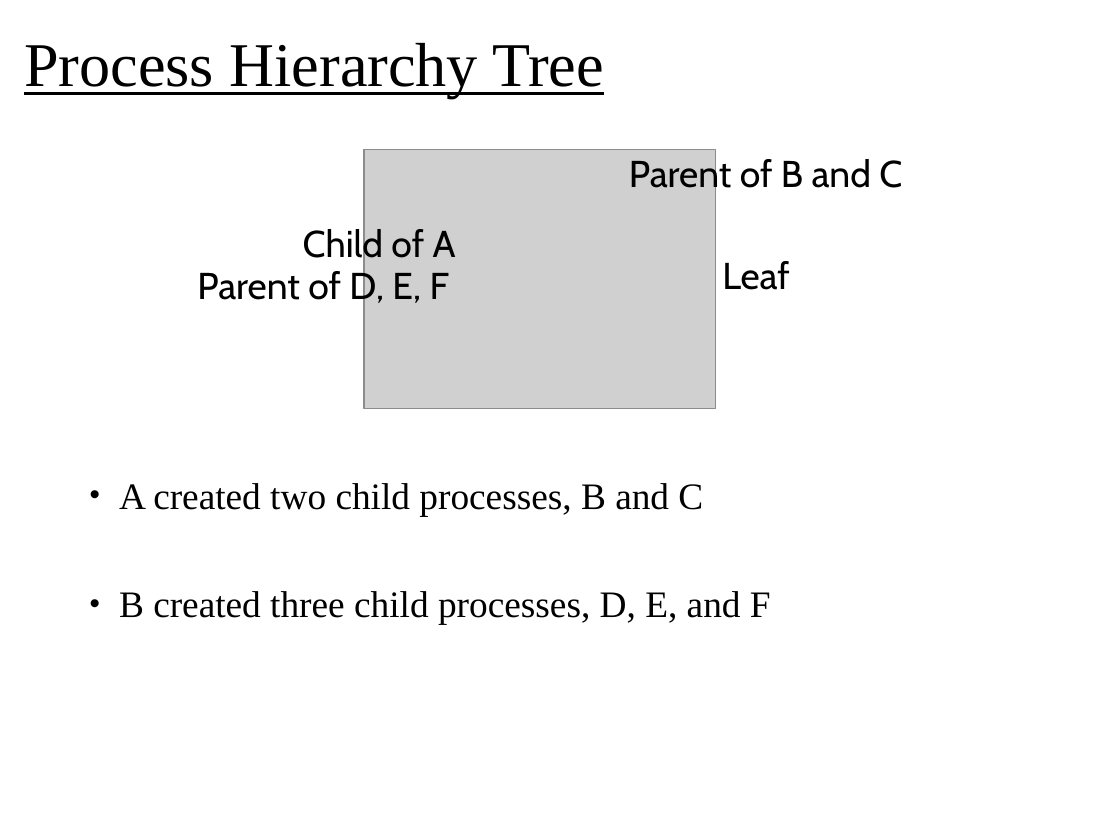
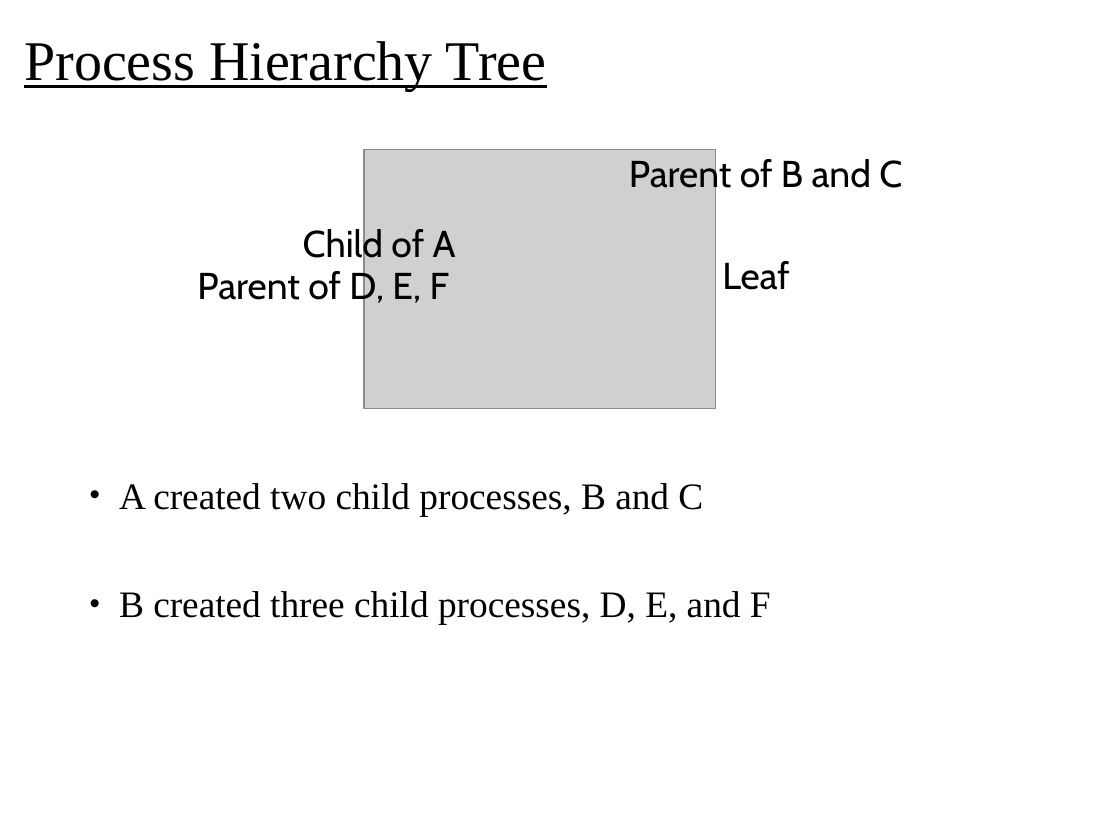
Before and after one commit to oscourse/oscourse.github.io, a slide deck: slide 9 of slides/processes.pptx. Drawn at 1120x840 pixels with LibreOffice and Linux fonts; fonts in the diff are those of the drawing; grey boxes stand for pictures. Boxes give left, top, right and bottom in pixels: in the first picture for what was removed or moved away, otherwise in the second. Text is boxed around its words. In the diff, an @@ line names an element or a change of style, - is before the commit and + after.

```diff
--- a/slides/processes.pptx
+++ b/slides/processes.pptx
@@ title "Process Hierarchy Tree" at bbox=[24, 41, 547, 90]: size 40 to 36 pt @@
```
Also in this commit, not shown: 5 other slides changed, 2 other files.
